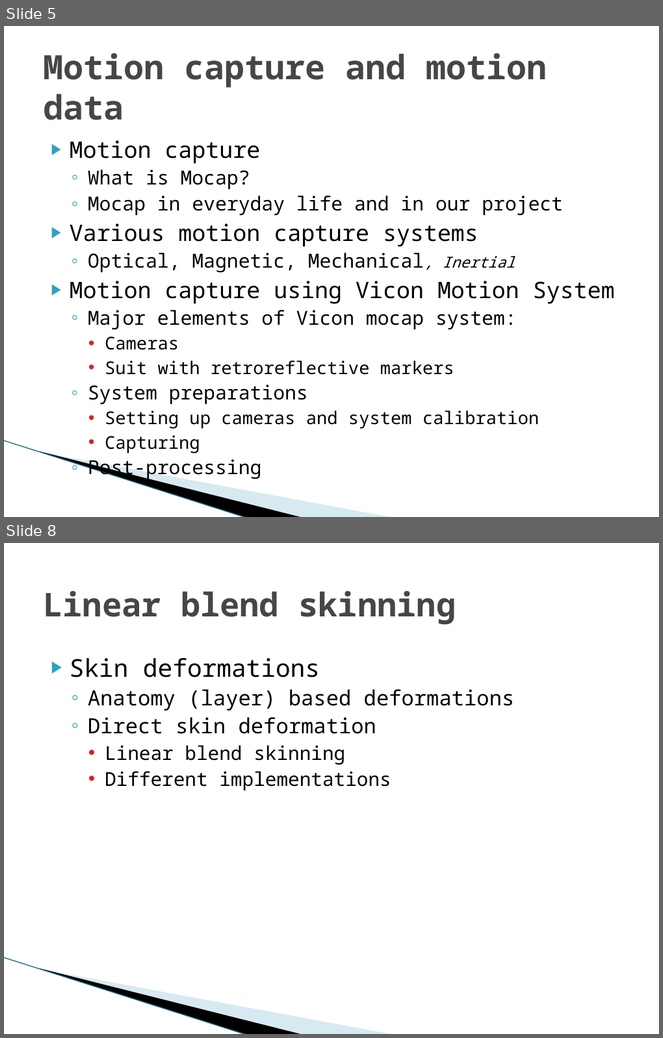
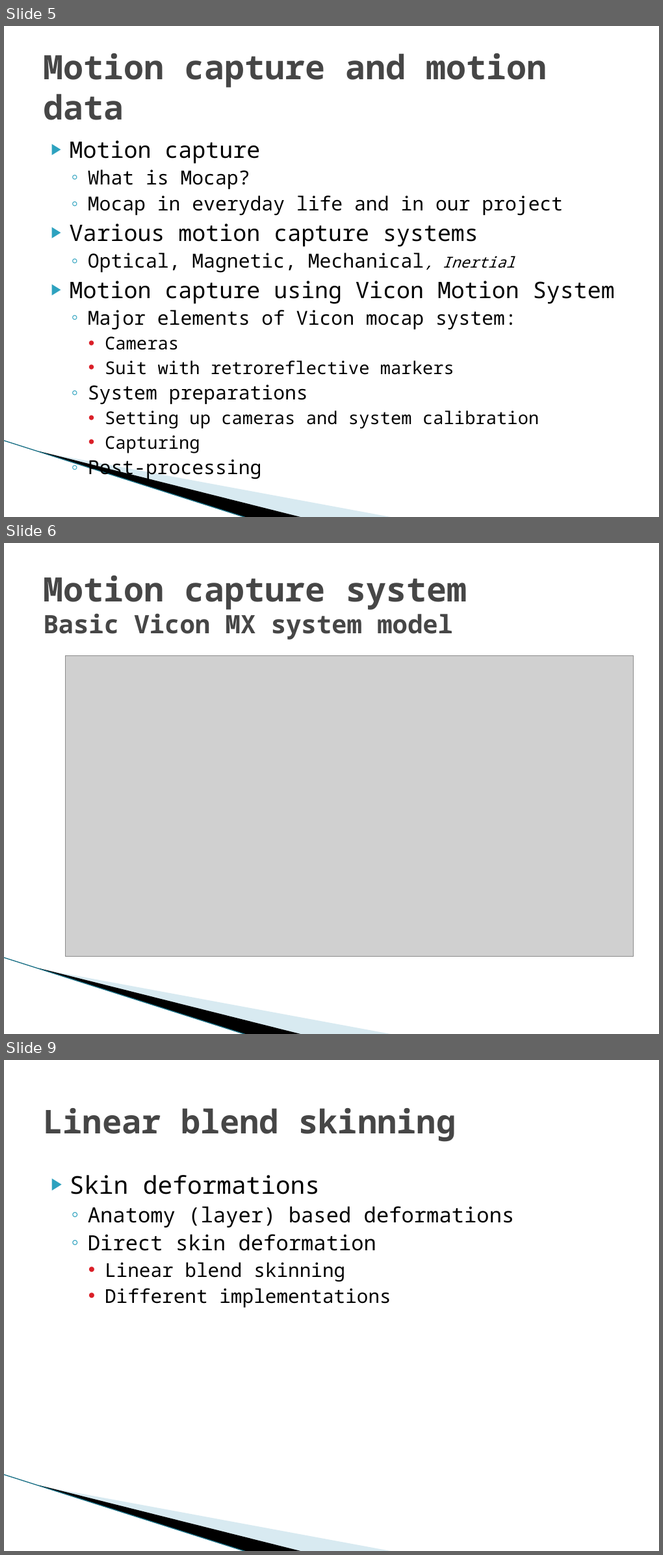
Before and after one commit to hobama/cvg01, a slide deck: docs/Presentation/Presentation.pptx. Shown one above the other, each under a label of ours: slides 5 and 8 before the commit, slides 5, 6 and 9 after it; the slides between them are not shown. The pictures are 663x1038 and 663x1555 pixels, drawn with LibreOffice and Linux fonts; fonts in the diff are those of the drawing; grey boxes stand for pictures; background and template pictures are left out. Boxes give left, top, right and bottom in pixels: in the first picture for what was removed or moved away, otherwise in the second. Text is boxed around its words. In the diff, an @@ line names an element or a change of style, - is before the commit and + after.

```diff
--- a/docs/Presentation/Presentation.pptx
+++ b/docs/Presentation/Presentation.pptx
@@ slide 6 added at (4,543,659,1034), background #FFFFFF; not listed: 3 template elements that a slide beside it also shows @@
@@ title added at (43,575,467,640), 27.9 pt, text #464646, bold @@
+Motion capture system
+Basic Vicon MX system model
@@ picture added at (66,655,634,957) @@
@@ what was slide 8 is now slide 9 @@
```
Also in this commit, not shown: 6 slides changed, 3 other slides added.
